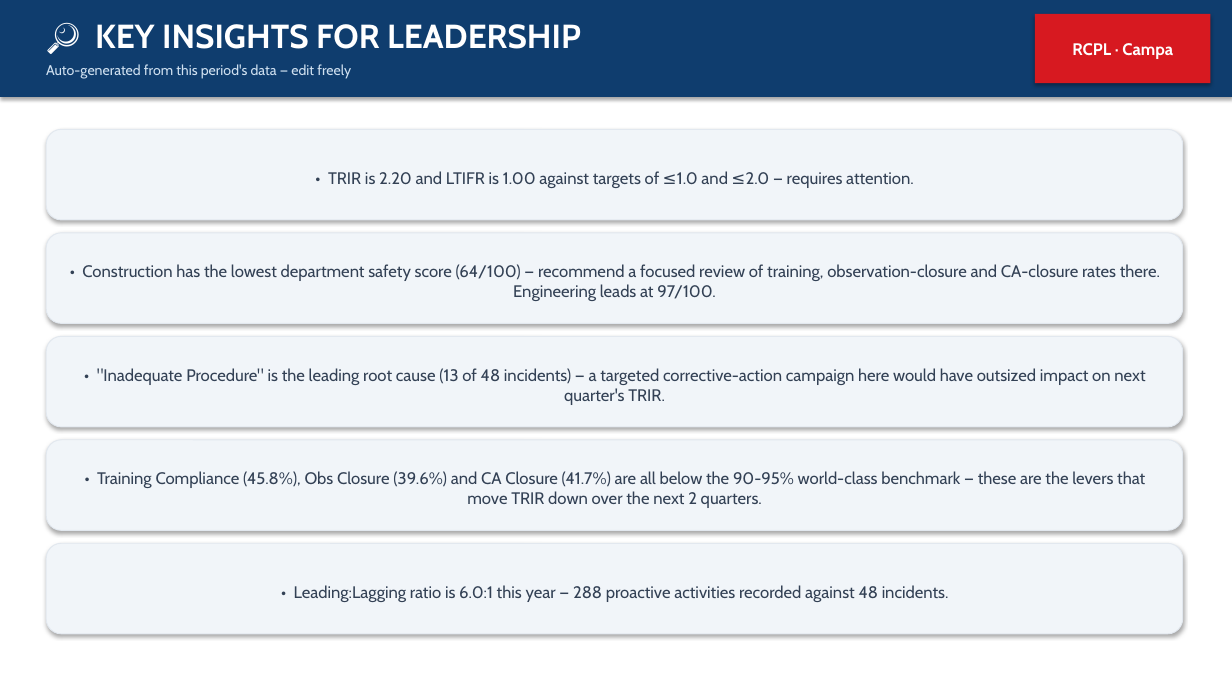
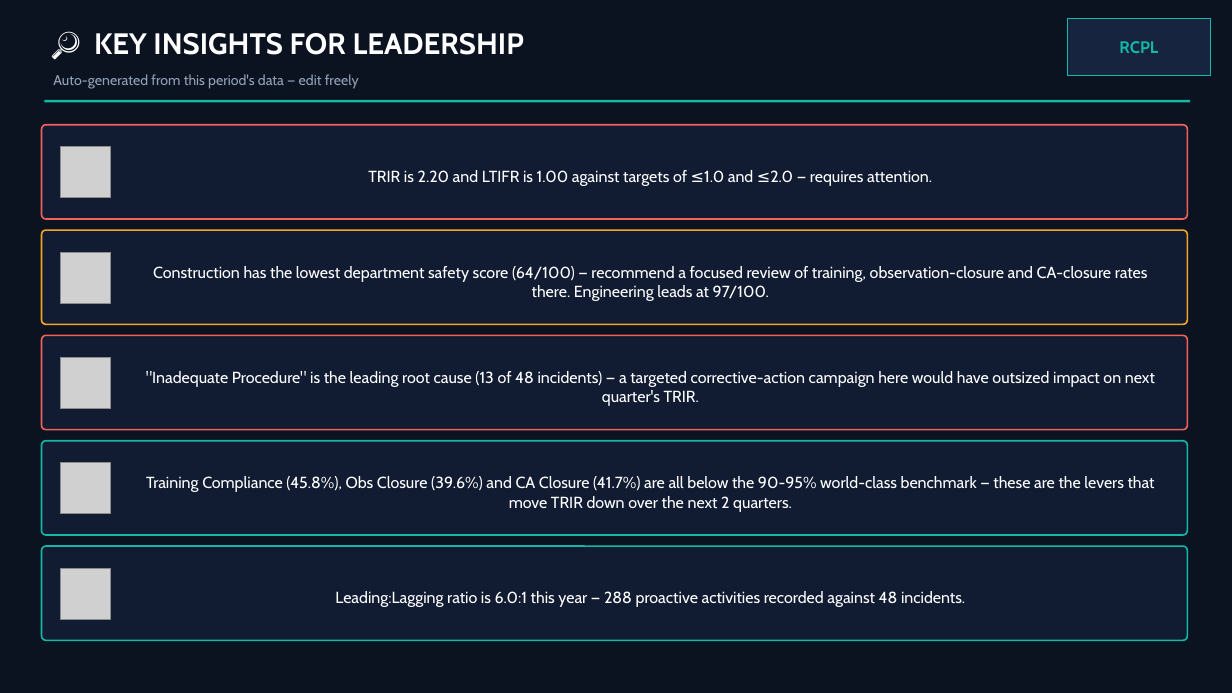
Before and after one commit to snlbk043-cell/hira, a slide deck: slide 8 of dashboard/RCPL_Executive_Leadership_Safety_Review.pptx. Drawn at 1232x693 pixels with LibreOffice and Linux fonts; fonts in the diff are those of the drawing; grey boxes stand for pictures. Boxes give left, top, right and bottom in pixels: in the first picture for what was removed or moved away, otherwise in the second. Text is boxed around its words. In the diff, an @@ line names an element or a change of style, - is before the commit and + after.

```diff
--- a/dashboard/RCPL_Executive_Leadership_Safety_Review.pptx
+++ b/dashboard/RCPL_Executive_Leadership_Safety_Review.pptx
@@ rectangle: place and size @@
-rectangle at [0, 0, 1232, 97]
+rectangle at [0, 0, 1232, 693]
@@ rectangle at [0, 0, 1232, 693]: fill #0F3D6E to #0B1220; shadow off @@
@@ text "🔎 KEY INSIGHTS FOR LEADERSHIP": place and size @@
-text "🔎 KEY INSIGHTS FOR LEADERSHIP" at [95, 24, 581, 49]
+text "🔎 KEY INSIGHTS FOR LEADERSHIP" at [94, 33, 524, 55]
@@ text "🔎 KEY INSIGHTS FOR LEADERSHIP" at [94, 33, 524, 55]: size 26 to 23 pt @@
@@ rectangle "RCPL": place and size @@
-rectangle "RCPL" at [1035, 14, 1211, 83]
+rectangle "RCPL" at [1067, 18, 1211, 76]
@@ rectangle "RCPL" at [1067, 18, 1211, 76]: fill #D71920 to #162440; outline none to #14B8A6 1 pt; shadow off @@
@@ text in rectangle at [1119, 41, 1158, 53]: text changed; text colour #FFFFFF to #14B8A6 @@
-RCPL · Campa
+RCPL
@@ text "Auto-generated from this period's data ...": place and size @@
-text "Auto-generated from this period's data ..." at [46, 64, 351, 79]
+text "Auto-generated from this period's data ..." at [53, 74, 359, 89]
@@ text "Auto-generated from this period's data ..." at [53, 74, 359, 89]: text colour #CFE0F0 to #94A3B8 @@
@@ rectangle added at [44, 100, 1190, 103], fill #14B8A6 @@
@@ rounded rectangle "TRIR is 2.20 and LTIFR ..." at [42, 125, 1188, 219]: fill #F1F5F9 to #111C33; outline #E2E8EF 0.75 pt to #F0625A 1.25 pt; shadow off; proportions changed @@
@@ rounded rectangle "TRIR is 2.20 and LTIFR ...": place and size @@
-rounded rectangle "TRIR is 2.20 and LTIFR ..." at [46, 129, 1183, 220]
+rounded rectangle "TRIR is 2.20 and LTIFR ..." at [42, 125, 1188, 219]
@@ picture added at [60, 147, 111, 198] @@
@@ text in rounded rectangle at [368, 170, 932, 186]: text changed; size 13 to 12.5 pt; text colour #334155 to #FFFFFF @@
-• TRIR is 2.20 and LTIFR is 1.00 against targets of ≤1.0 and ≤2.0 — requires attention.
+TRIR is 2.20 and LTIFR is 1.00 against targets of ≤1.0 and ≤2.0 — requires attention.
@@ rounded rectangle "Construction has the lowest department ...": place and size @@
-rounded rectangle "Construction has the lowest department ..." at [46, 233, 1183, 323]
+rounded rectangle "Construction has the lowest department ..." at [42, 230, 1188, 324]
@@ rounded rectangle "Construction has the lowest department ..." at [42, 230, 1188, 324]: fill #F1F5F9 to #111C33; outline #E2E8EF 0.75 pt to #F5A524 1.25 pt; shadow off; proportions changed @@
@@ picture added at [60, 252, 111, 303] @@
@@ text in rounded rectangle at [153, 266, 1148, 301]: text changed; size 13 to 12.5 pt; text colour #334155 to #FFFFFF @@
-• Construction has the lowest department safety score (64/100) — recommend a focused review of training, observation-closure and CA-closure rates there. Engineering leads at 97/100.
+Construction has the lowest department safety score (64/100) — recommend a focused review of training, observation-closure and CA-closure rates there. Engineering leads at 97/100.
@@ rounded rectangle ""Inadequate Procedure" is the leading ...": place and size @@
-rounded rectangle ""Inadequate Procedure" is the leading ..." at [46, 336, 1183, 427]
+rounded rectangle ""Inadequate Procedure" is the leading ..." at [42, 335, 1188, 430]
@@ rounded rectangle ""Inadequate Procedure" is the leading ..." at [42, 335, 1188, 430]: fill #F1F5F9 to #111C33; outline #E2E8EF 0.75 pt to #F0625A 1.25 pt; shadow off; proportions changed @@
@@ picture added at [60, 358, 111, 409] @@
@@ text in rounded rectangle at [146, 371, 1155, 406]: text changed; size 13 to 12.5 pt; text colour #334155 to #FFFFFF @@
-• "Inadequate Procedure" is the leading root cause (13 of 48 incidents) — a targeted corrective-action campaign here would have outsized impact on next quarter's TRIR.
+"Inadequate Procedure" is the leading root cause (13 of 48 incidents) — a targeted corrective-action campaign here would have outsized impact on next quarter's TRIR.
@@ rounded rectangle "Training Compliance (45.8%), Obs Closure ...": place and size @@
-rounded rectangle "Training Compliance (45.8%), Obs Closure ..." at [46, 440, 1183, 531]
+rounded rectangle "Training Compliance (45.8%), Obs Closure ..." at [42, 441, 1188, 535]
@@ rounded rectangle "Training Compliance (45.8%), Obs Closure ..." at [42, 441, 1188, 535]: fill #F1F5F9 to #111C33; outline #E2E8EF 0.75 pt to #14B8A6 1.25 pt; shadow off; proportions changed @@
@@ picture added at [60, 463, 111, 514] @@
@@ text in rounded rectangle at [146, 476, 1155, 512]: text changed; size 13 to 12.5 pt; text colour #334155 to #FFFFFF @@
-• Training Compliance (45.8%), Obs Closure (39.6%) and CA Closure (41.7%) are all below the 90-95% world-class benchmark — these are the levers that move TRIR down over the next 2 quarters.
+Training Compliance (45.8%), Obs Closure (39.6%) and CA Closure (41.7%) are all below the 90-95% world-class benchmark — these are the levers that move TRIR down over the next 2 quarters.
@@ rounded rectangle "Leading:Lagging ratio is 6.0:1 this ..." at [42, 546, 1188, 640]: fill #F1F5F9 to #111C33; outline #E2E8EF 0.75 pt to #14B8A6 1.25 pt; shadow off; proportions changed @@
@@ rounded rectangle "Leading:Lagging ratio is 6.0:1 this ...": place and size @@
-rounded rectangle "Leading:Lagging ratio is 6.0:1 this ..." at [46, 543, 1183, 634]
+rounded rectangle "Leading:Lagging ratio is 6.0:1 this ..." at [42, 546, 1188, 640]
@@ picture added at [60, 568, 111, 619] @@
@@ text in rounded rectangle at [335, 591, 965, 607]: text changed; size 13 to 12.5 pt; text colour #334155 to #FFFFFF @@
-• Leading:Lagging ratio is 6.0:1 this year — 288 proactive activities recorded against 48 incidents.
+Leading:Lagging ratio is 6.0:1 this year — 288 proactive activities recorded against 48 incidents.
```
Also in this commit, not shown: 8 other slides changed.
